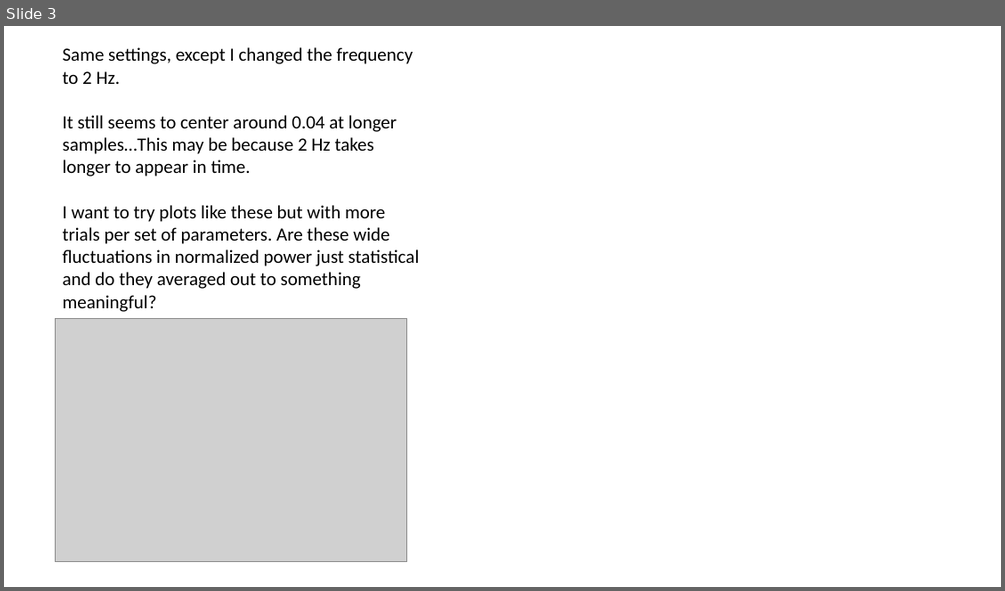
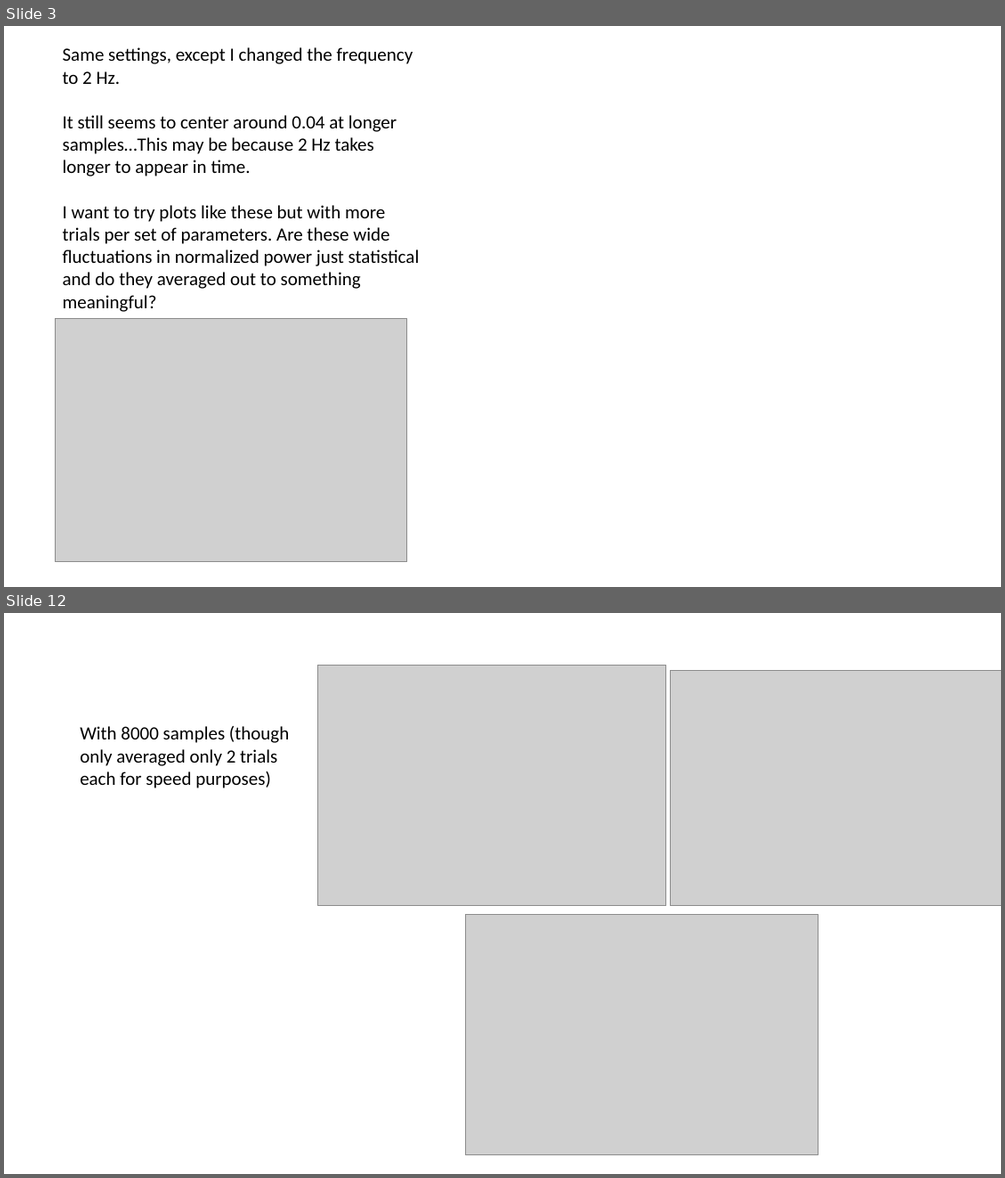
Before and after one commit to garretts-hub/GST_Work, a slide deck: Defining power.pptx. Shown one above the other, each under a label of ours: slide 3 before the commit, slides 3 and 12 after it; the slides between them are not shown. The pictures are 1005x591 and 1005x1178 pixels, drawn with LibreOffice and Linux fonts; fonts in the diff are those of the drawing; grey boxes stand for pictures. Boxes give left, top, right and bottom in pixels: in the first picture for what was removed or moved away, otherwise in the second. Text is boxed around its words. In the diff, an @@ line names an element or a change of style, - is before the commit and + after.

```diff
--- a/Defining power.pptx
+++ b/Defining power.pptx
@@ slide 12 added at bbox=[4, 613, 1001, 1174], background #FFFFFF @@
@@ picture added at bbox=[318, 666, 666, 906] @@
@@ picture added at bbox=[671, 671, 1001, 906] @@
@@ text added at bbox=[80, 726, 289, 788], 18 pt, text #000000 @@
+With 8000 samples (though only averaged only 2 trials each for speed purposes)
@@ picture added at bbox=[465, 915, 818, 1155] @@
```
Also in this commit, not shown: 2 slides changed, 9 other slides added, 2 other files.
